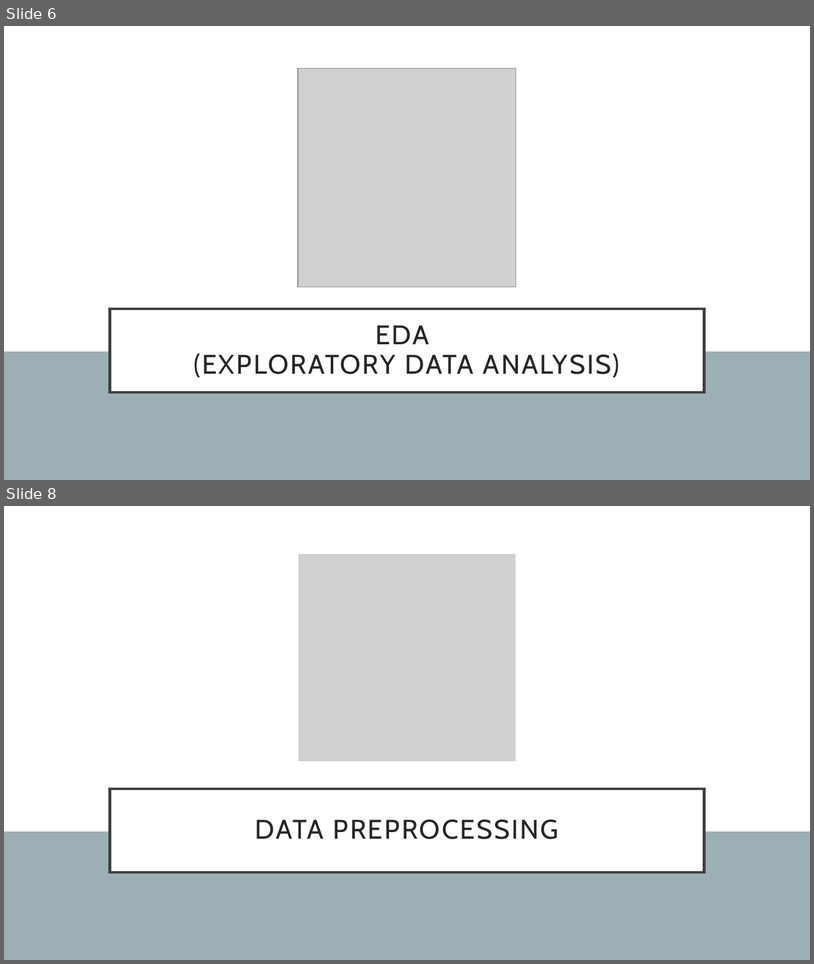
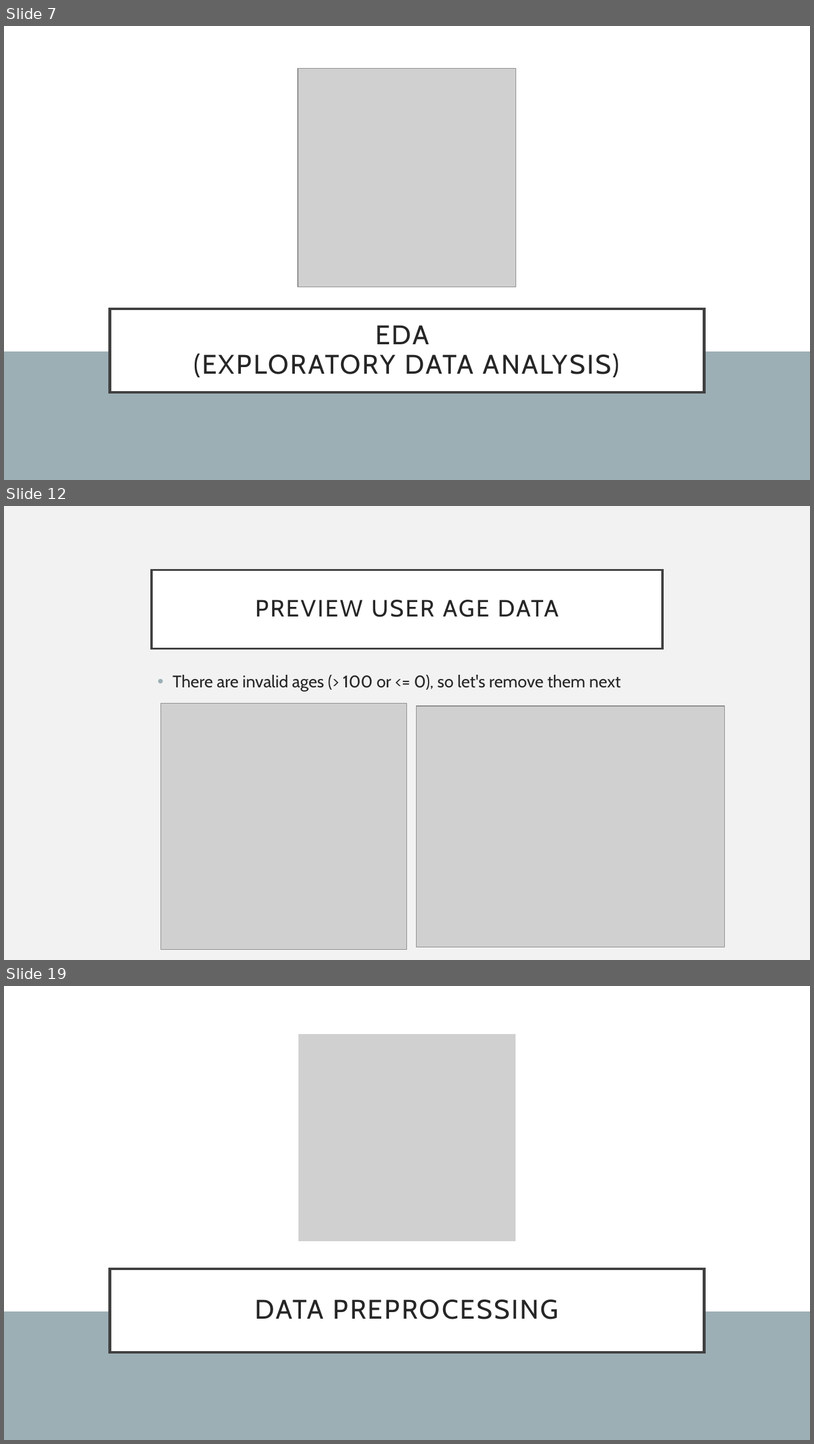
Before and after one commit to chelseanbr/aih-eda-modeling, a slide deck: aih-sl-tutorial.pptx. Shown one above the other, each under a label of ours: slides 6 and 8 before the commit, slides 7, 12 and 19 after it; the slides between them are not shown. The pictures are 814x964 and 814x1444 pixels, drawn with LibreOffice and Linux fonts; fonts in the diff are those of the drawing; grey boxes stand for pictures. Boxes give left, top, right and bottom in pixels: in the first picture for what was removed or moved away, otherwise in the second. Text is boxed around its words. In the diff, an @@ line names an element or a change of style, - is before the commit and + after.

```diff
--- a/aih-sl-tutorial.pptx
+++ b/aih-sl-tutorial.pptx
@@ slide 12 added at (x1=4, y1=506, x2=810, y2=960), background #F2F2F2 @@
@@ title added at (x1=152, y1=570, x2=663, y2=648), fill #FFFFFF, outline #404040 2.5 pt, 28 pt, text #262626 @@
+PREVIEW USER AGE DATA
@@ text added at (x1=173, y1=675, x2=621, y2=691), 20 pt, text #262626 @@
+• There are invalid ages (> 100 or <= 0), so let's remove them next
@@ picture added at (x1=161, y1=703, x2=408, y2=949) @@
@@ picture added at (x1=417, y1=706, x2=725, y2=946) @@
@@ what was slide 6 is now slide 7 @@
@@ what was slide 8 is now slide 19 @@
```
Also in this commit, not shown: 2 slides changed, 11 other slides added, 1 slide removed, 1 other file.
